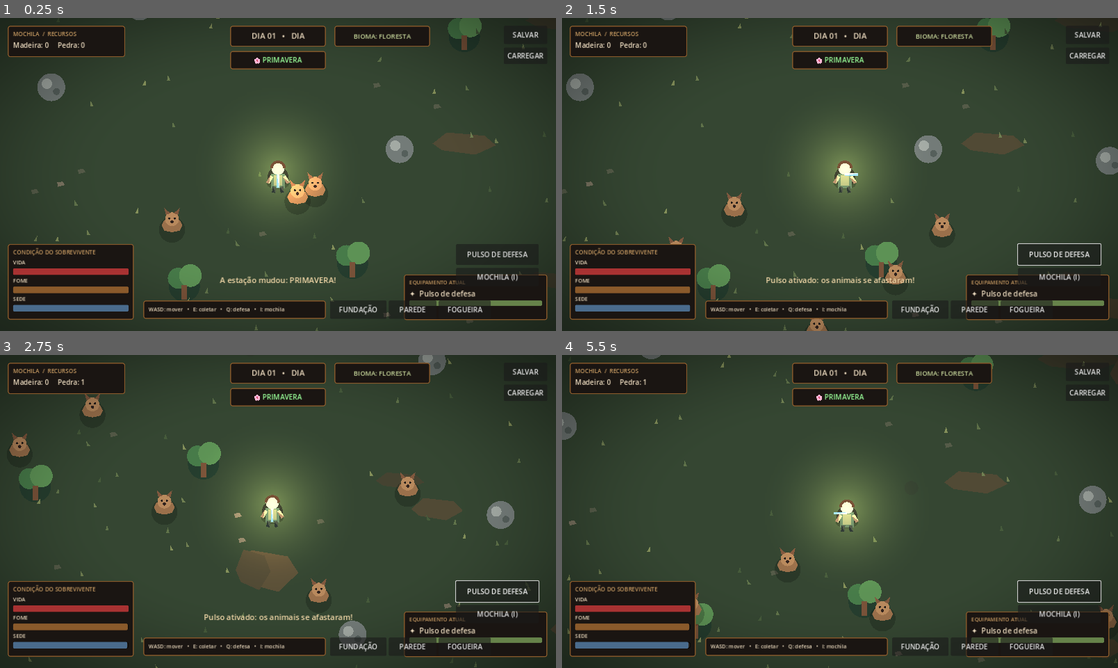
Above: before the commit, frames 1-4 (two rows, left to right).
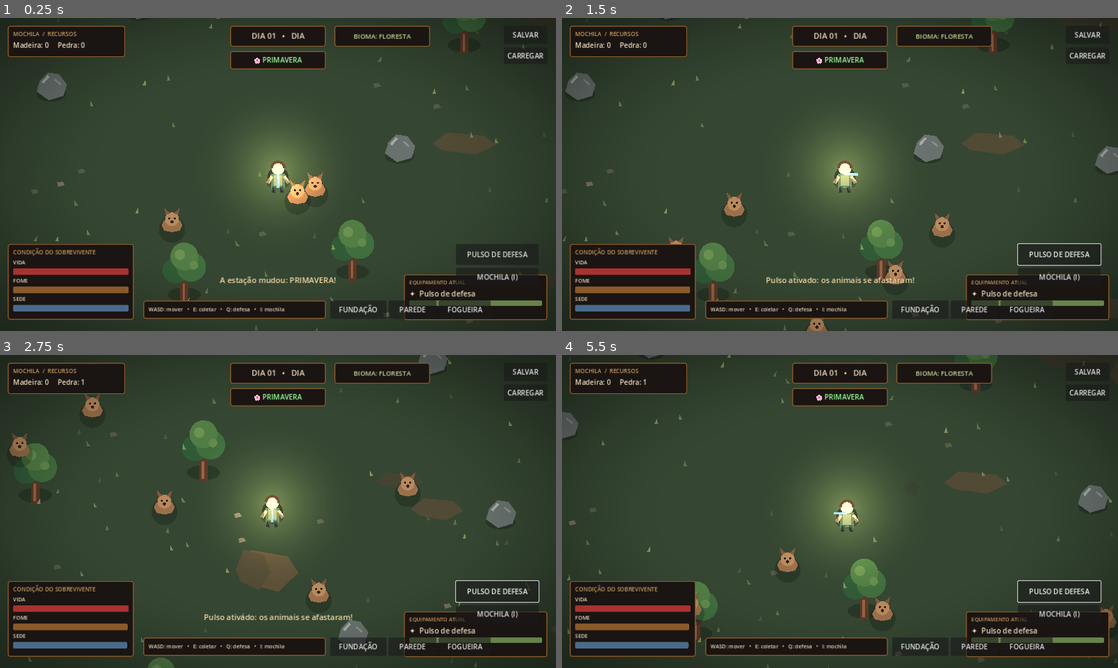
Above: after the commit, the same moments.

Repository: vanessaarcelino13-blip/Jogo-sobreviv-ncia-
Game: Godot game, scene res://scenes/main.tscn
The game is run twice, just before and just after one commit, with the same random seed, the same clock (stepped at 60 frames per second) and the same inputs.
Inputs (mouse positions are in pixels of both pictures, inside the frame that each line leads up to):
- Up to frame 1 (0.25 s): no input
- Up to frame 2 (1.5 s): click "PULSO DE DEFESA" at 0.5 s; tap Enter at 1.25 s; move the mouse to (962, 158) at 1.27 s; hold D (move_right) from 1.28 s (still down); hold Q (defend) from 1.28 s (still down); click (962, 158) at 1.42 s
- Up to frame 3 (2.75 s): move the mouse to (166, 527) at 2.02 s; release D (move_right) at 2.03 s; release Q (defend) at 2.03 s; hold S (move_down) from 2.03 s (still down); tap E (interact) at 2.1 s
- Up to frame 4 (5.5 s): move the mouse to (895, 442) at 2.77 s; release S (move_down) at 2.78 s; hold D (move_right) 2.78-3.53 s; hold Q (defend) 2.78-3.53 s; move the mouse to (812, 574) at 3.52 s; hold W (move_up) 3.53-4.28 s; tap E (interact) at 3.6, 5.1 s; click (812, 574) at 3.67 s; move the mouse to (1006, 558) at 4.27 s; hold Q (defend) 4.28-5.03 s; hold A (move_left) from 4.28 s (still down); move the mouse to (673, 464) at 5.02 s

The runs differ from the first frame. In frame 1, 2.0% of the frame differs, in the area x 6-88%, y 0-91%; in frame 2, 2.0%, in the area x 0-100%, y 0-91%; in frame 3, 1.8%; in frame 4, 1.4%.

Commit message:
Melhorar arte procedural de árvores e recursos

Diff:
--- a/scripts/resource_node.gd
+++ b/scripts/resource_node.gd
@@ -24,18 +24,30 @@
         draw_circle(Vector2.ZERO, 8, Color(0.2, 0.22, 0.18, 0.35))
         return
     if resource_type == "wood":
-        draw_circle(Vector2(0, 5), 18, Color("253d2e"))
-        draw_circle(Vector2(-7, -4), 12, Color("477b49"))
-        draw_circle(Vector2(7, -7), 13, Color("5d9255"))
-        draw_rect(Rect2(-3, 4, 6, 17), Color("795239"))
+        # Sombra e tronco alinhado à base para evitar aparência de árvore-caixa.
+        draw_set_transform(Vector2(0, 15), 0.0, Vector2(1.0, 0.45))
+        draw_circle(Vector2.ZERO, 19, Color(0.0, 0.0, 0.0, 0.22))
+        draw_set_transform(Vector2.ZERO, 0.0, Vector2.ONE)
+        draw_rect(Rect2(-5, 0, 10, 25), Color("#5b3928"))
+        draw_rect(Rect2(-2, 2, 3, 20), Color("#946344"))
+        draw_circle(Vector2(-10, -13), 15, Color("#315b37"))
+        draw_circle(Vector2(8, -17), 17, Color("#416e3e"))
+        draw_circle(Vector2(0, -29), 16, Color("#527d45"))
+        draw_circle(Vector2(-5, -31), 6, Color("#6b9250"))
+        draw_circle(Vector2(11, -19), 5, Color("#638a4d"))
     elif resource_type == "stone":
-        draw_circle(Vector2.ZERO, 16, Color("737b78"))
-        draw_circle(Vector2(-5, -4), 6, Color("a3aaa4"))
-        draw_circle(Vector2(6, 5), 4, Color("555f5b"))
+        draw_set_transform(Vector2(0, 8), 0.0, Vector2(1.0, 0.5))
+        draw_circle(Vector2.ZERO, 17, Color(0, 0, 0, 0.22))
+        draw_set_transform(Vector2.ZERO, 0.0, Vector2.ONE)
+        var rock_points := PackedVector2Array([Vector2(-17, 5), Vector2(-13, -8), Vector2(-4, -17), Vector2(9, -15), Vector2(18, -3), Vector2(14, 10), Vector2(-3, 15)])
+        draw_colored_polygon(rock_points, Color("#68716e"))
+        draw_line(Vector2(-10, -5), Vector2(-3, -13), Color("#a5aaa1"), 3.0)
+        draw_line(Vector2(4, -9), Vector2(11, -3), Color("#89938c"), 2.0)
     elif resource_type == "fiber":
         draw_line(Vector2(-8, 8), Vector2(-2, -10), Color("#b4a56a"), 3.0)
         draw_line(Vector2(0, 9), Vector2(3, -12), Color("#d1bd79"), 3.0)
         draw_line(Vector2(7, 8), Vector2(10, -7), Color("#8e9d55"), 3.0)
+        draw_line(Vector2(-3, 7), Vector2(-12, -3), Color("#9eaa61"), 2.0)
     else:
         draw_circle(Vector2.ZERO, 13, Color("#92704f"))
         draw_circle(Vector2(-4, -3), 5, Color("#b28c65"))
